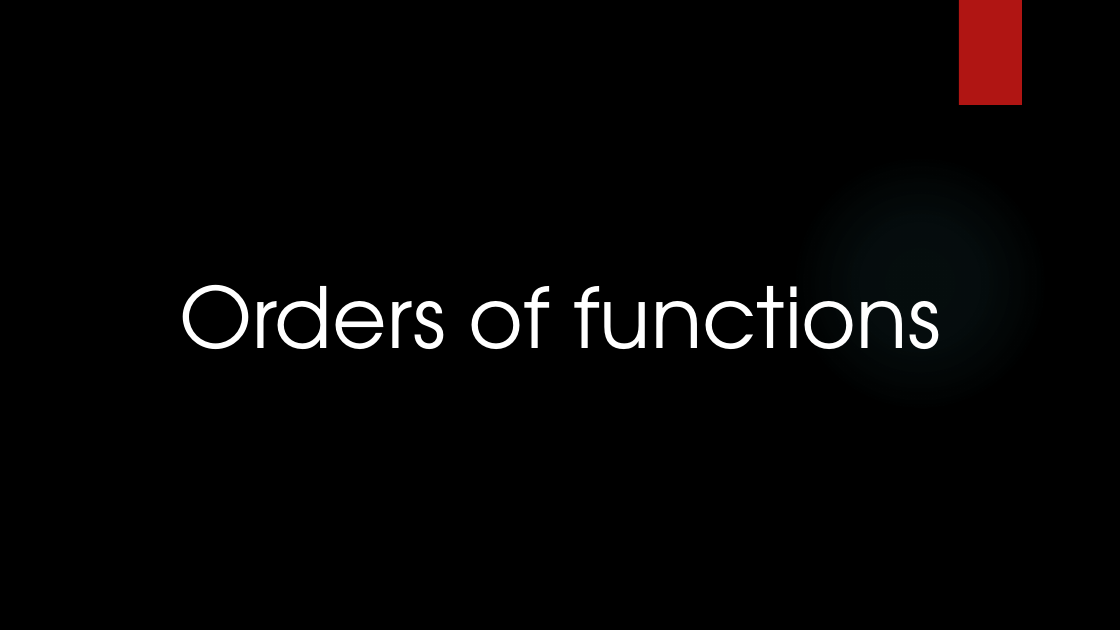
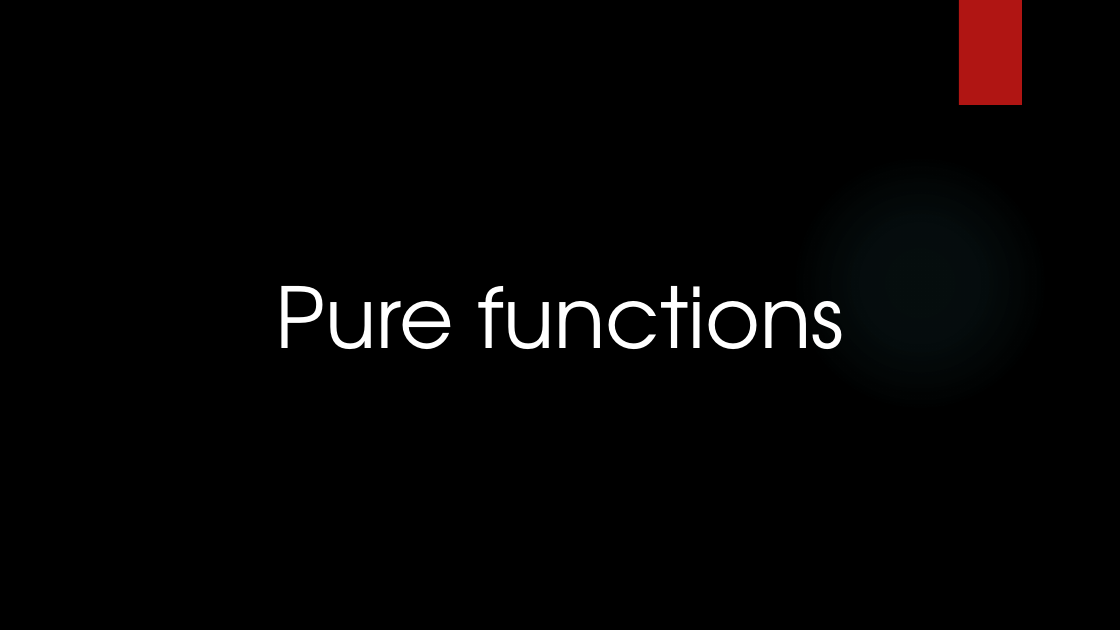
Before and after one commit to dennisdietrich/FpWithCSharp, a slide deck: slide 7 of doc/GetFuncY.pptx. Drawn at 1120x630 pixels with LibreOffice and Linux fonts; fonts in the diff are those of the drawing; background and template pictures are left out. Boxes give left, top, right and bottom in pixels: in the first picture for what was removed or moved away, otherwise in the second. Text is boxed around its words. In the diff, an @@ line names an element or a change of style, - is before the commit and + after.

```diff
--- a/doc/GetFuncY.pptx
+++ b/doc/GetFuncY.pptx
@@ title at <box>276,286,844,349</box>: text changed @@
-Orders of functions
+Pure functions
```
Also in this commit, not shown: 2 other slides changed, 2 slides added.
